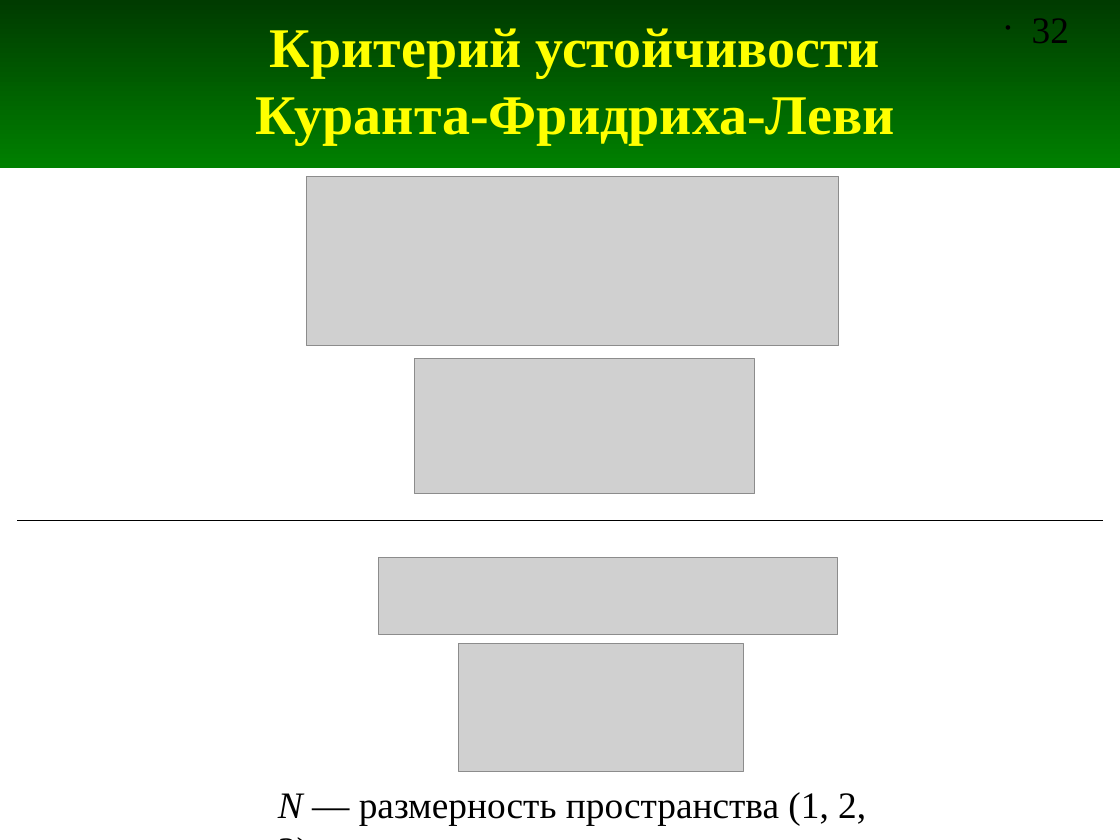
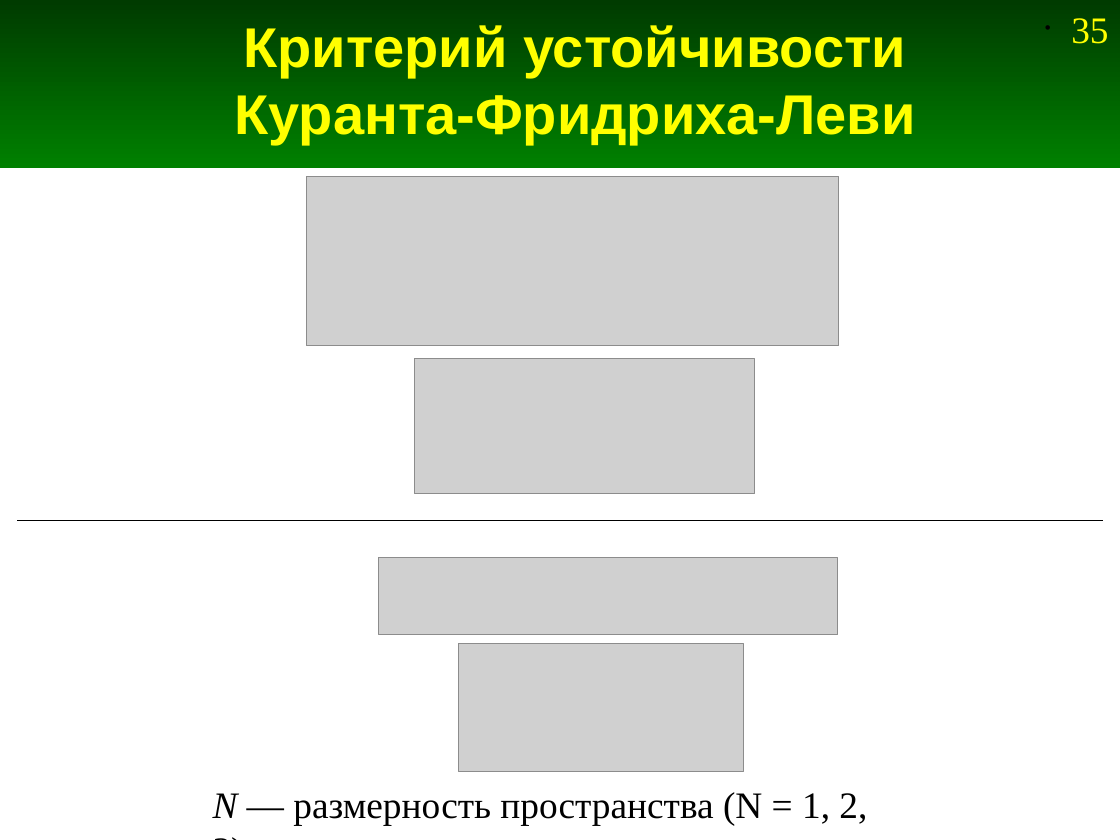
Before and after one commit to andris0147sv/modelling, a slide deck: slide 35 of presentations/2. FDTD.odp (slide 32 before the commit). Drawn at 1120x840 pixels with LibreOffice and Linux fonts; fonts in the diff are those of the drawing; grey boxes stand for pictures. Boxes give left, top, right and bottom in pixels: in the first picture for what was removed or moved away, otherwise in the second. Text is boxed around its words. In the diff, an @@ line names an element or a change of style, - is before the commit and + after.

```diff
--- a/presentations/2. FDTD.odp
+++ b/presentations/2. FDTD.odp
@@ title "Критерий устойчивости Куранта-Фридриха-Леви" at bbox=[234, 25, 915, 144]: font Times New Roman to Arial @@
@@ page number removed at bbox=[1032, 18, 1069, 43] @@
-• 32
@@ page number added at bbox=[1071, 18, 1108, 44], 24 pt, text #FFFF00 @@
+• 35
@@ text at bbox=[213, 792, 867, 826]: text changed @@
-N — размерность пространства (1, 2, 3)
+N — размерность пространства (N = 1, 2, 3)
```
Also in this commit, not shown: 253 other slides changed, 4 slides added, 6 other files.
